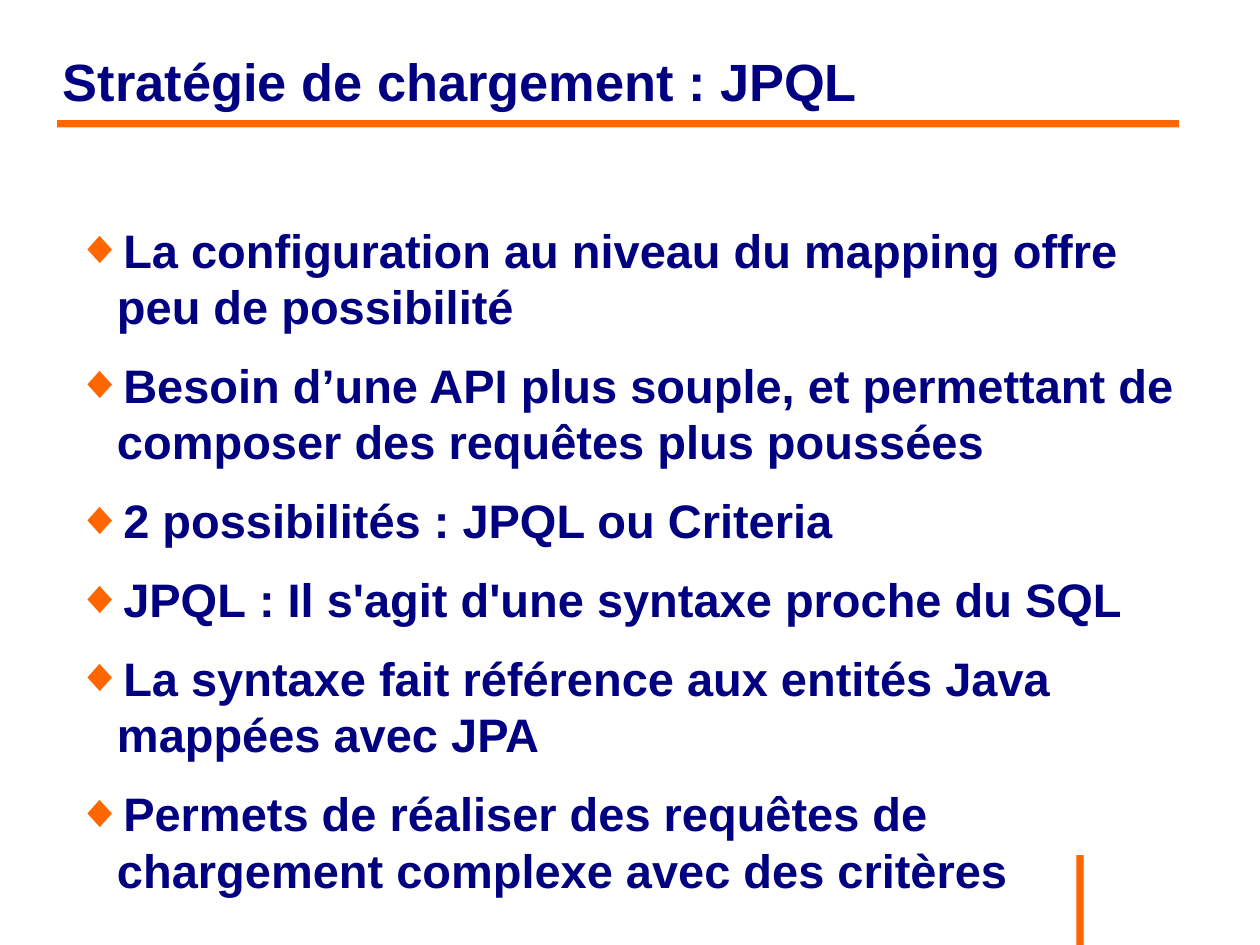
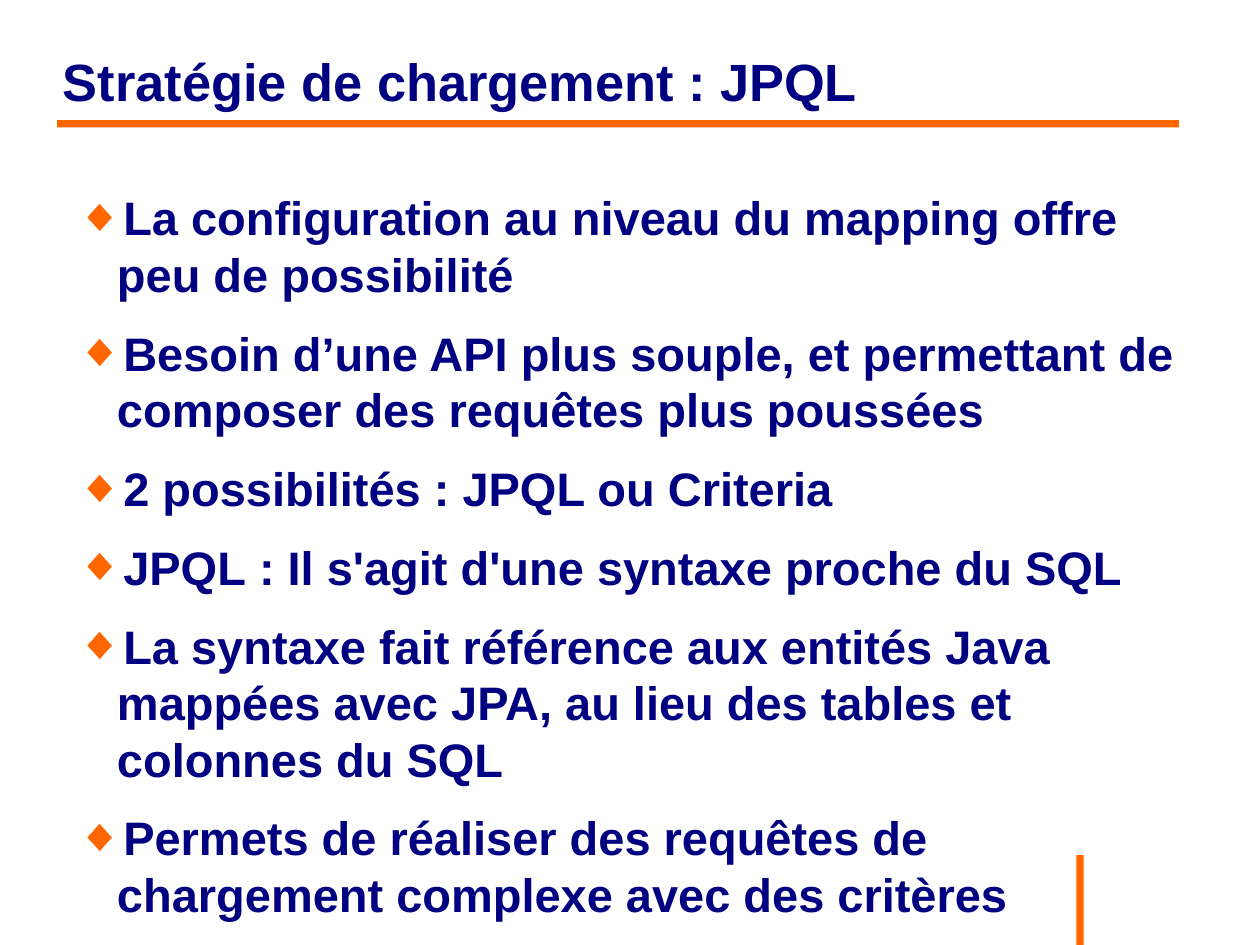
Before and after one commit to philphils/formation-hibernate-basique, a slide deck: slide 115 of Documentation/diapo_formation_hibernate.odp (slide 113 before the commit). Drawn at 1260x945 pixels with LibreOffice and Linux fonts; fonts in the diff are those of the drawing; background and template pictures are left out. Boxes give left, top, right and bottom in pixels: in the first picture for what was removed or moved away, otherwise in the second. Text is boxed around its words. In the diff, an @@ line names an element or a change of style, - is before the commit and + after.

```diff
--- a/Documentation/diapo_formation_hibernate.odp
+++ b/Documentation/diapo_formation_hibernate.odp
@@ text "La configuration au niveau du ...": place and size @@
-text "La configuration au niveau du ..." at [117, 234, 1173, 897]
+text "La configuration au niveau du ..." at [117, 201, 1173, 921]
@@ text at [117, 629, 1049, 786]: text changed @@
-◆ La syntaxe fait référence aux entités Java mappées avec JPA
+◆ La syntaxe fait référence aux entités Java mappées avec JPA, au lieu des tables et colonnes du SQL
```
Also in this commit, not shown: 21 other slides changed, 2 slides added.
